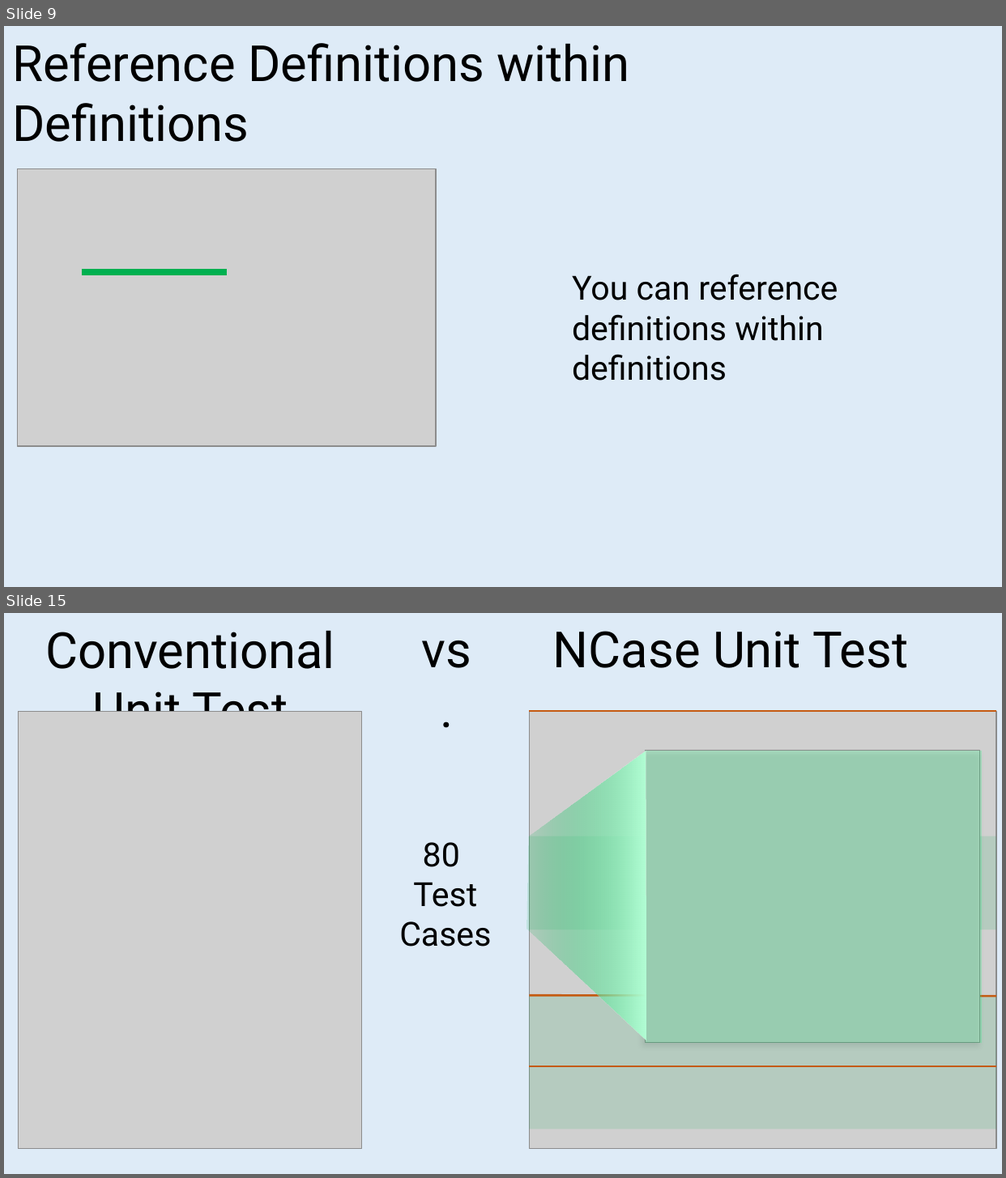
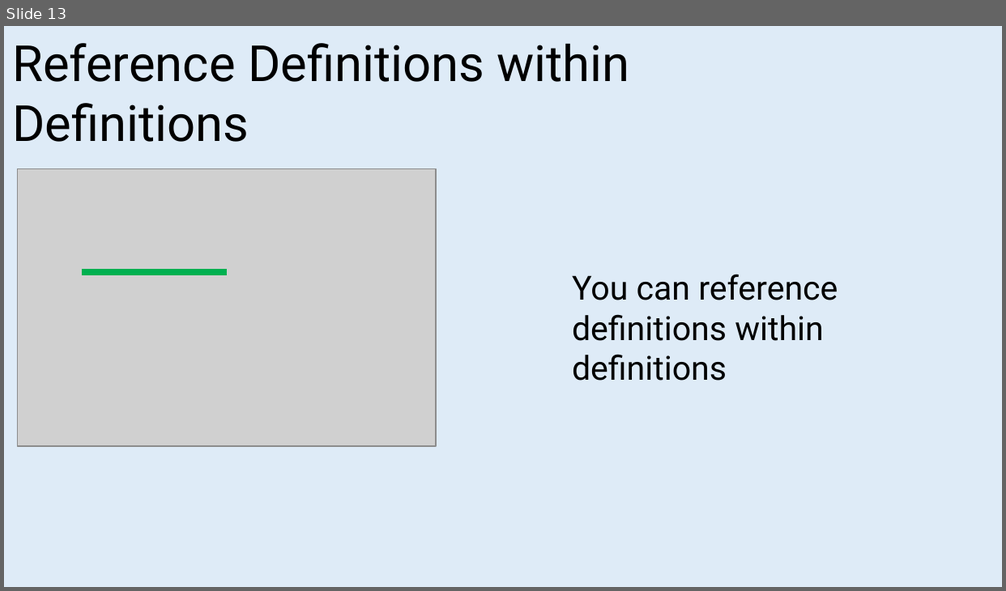
Before and after one commit to jeromerg/NCase, a slide deck: src/NCase.Doc/intern/ReadmeCaroussel.pptx. Shown one above the other, each under a label of ours: slides 9 and 15 before the commit, slide 13 after it; the slides between them are not shown. The pictures are 1006x1178 and 1006x591 pixels, drawn with LibreOffice and Linux fonts; fonts in the diff are those of the drawing; grey boxes stand for pictures. Boxes give left, top, right and bottom in pixels: in the first picture for what was removed or moved away, otherwise in the second. Text is boxed around its words. In the diff, an @@ line names an element or a change of style, - is before the commit and + after.

```diff
--- a/src/NCase.Doc/intern/ReadmeCaroussel.pptx
+++ b/src/NCase.Doc/intern/ReadmeCaroussel.pptx
@@ slide 15 removed at (x1=4, y1=613, x2=1002, y2=1174), background #DEEBF7 @@
@@ text removed at (x1=45, y1=630, x2=335, y2=712) @@
-Conventional Unit Test
@@ text removed at (x1=553, y1=631, x2=908, y2=668) @@
-NCase Unit Test
@@ text removed at (x1=422, y1=641, x2=472, y2=668) @@
-vs.
@@ picture removed at (x1=18, y1=711, x2=361, y2=1148) @@
@@ picture removed at (x1=529, y1=711, x2=996, y2=1148) @@
@@ line removed from (529, 711) to (996, 711) @@
@@ freeform shape removed at (x1=527, y1=751, x2=646, y2=1040) @@
@@ picture removed at (x1=645, y1=751, x2=979, y2=1043) @@
@@ rectangle removed at (x1=645, y1=751, x2=981, y2=1043) @@
@@ text removed at (x1=399, y1=842, x2=491, y2=947) @@
-80
-Test Cases
@@ rectangle removed at (x1=529, y1=837, x2=996, y2=931) @@
@@ rectangle removed at (x1=529, y1=995, x2=996, y2=1129) @@
@@ line removed from (529, 995) to (996, 996) @@
@@ line removed from (529, 1067) to (996, 1067) @@
@@ what was slide 9 is now slide 13 @@
```
Also in this commit, not shown: 12 slides changed, 1 slide added, 2 other slides removed, 5 other files.
